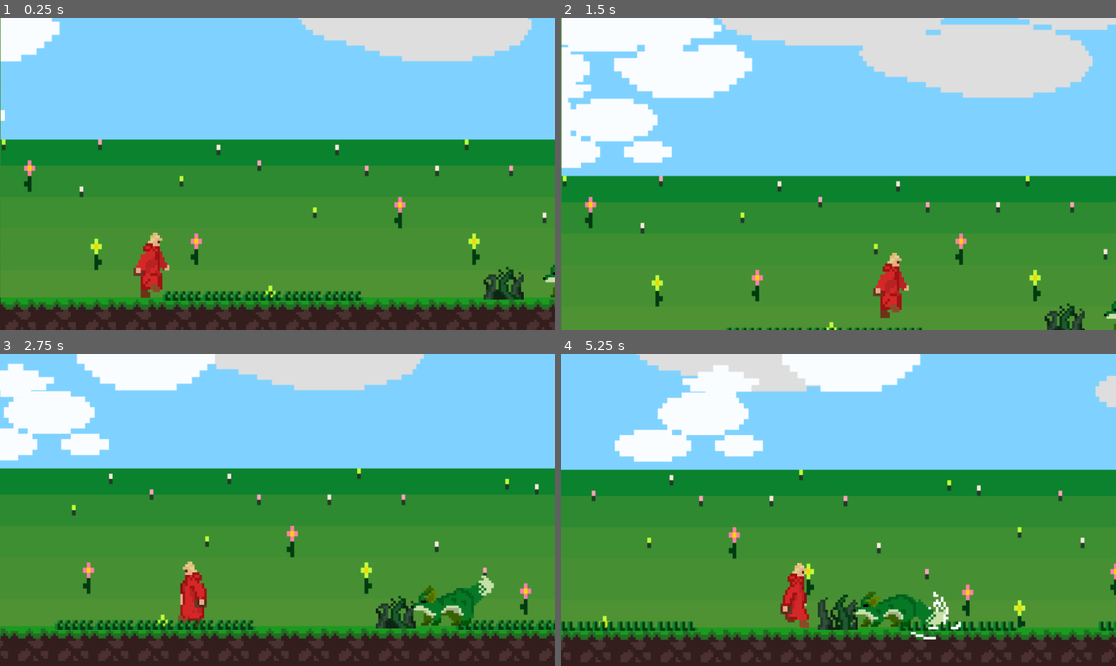
Above: before the commit, frames 1-4 (two rows, left to right).
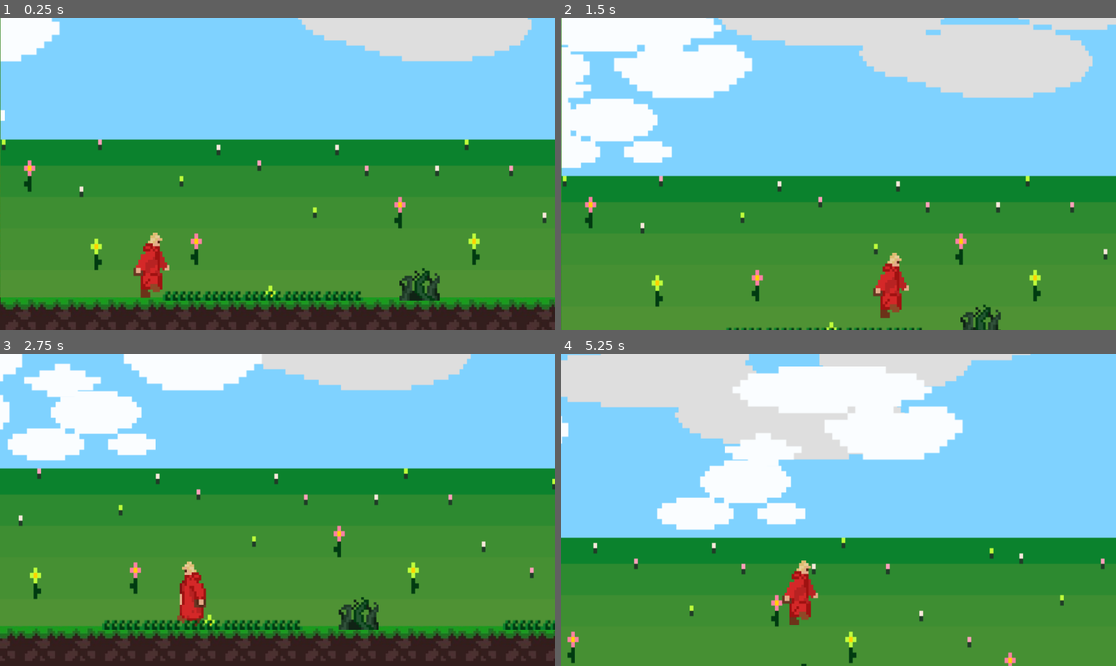
Above: after the commit, the same moments.

Repository: BoiarkinaOryna/godotteam07
Game: Godot game, scene res://Lvl2/Lvl2.tscn
The game is run twice, just before and just after one commit, with the same random seed, the same clock (stepped at 60 frames per second) and the same inputs. This scene is started directly instead of the project's main scene.
Inputs:
- Up to frame 1 (0.25 s): no input
- Up to frame 2 (1.5 s): tap Enter (ui_accept) at 0.5, 0.77 s; hold Right (ui_right) from 0.53 s (still down)
- Up to frame 3 (2.75 s): tap Enter (ui_accept) at 1.52 s; release Right (ui_right) at 2.03 s; hold Left (ui_left) from 2.03 s (still down)
- Up to frame 4 (5.25 s): release Left (ui_left) at 2.78 s; hold Right (ui_right) 2.78-4.28 s; tap Enter (ui_accept) at 3.02, 3.77, 4.52 s; hold Left (ui_left) 4.28-5.03 s; hold Right (ui_right) from 5.03 s (still down)

The runs differ from the first frame. In frame 1, 1.1% of the frame differs, in the area x 71-100%, y 79-91%; in frame 2, 0.8%; in frame 3, 17%; in frame 4, 74%, in the area x 0-100%, y 0-100%.

Commit message:
Fox hit animation

Diff:
--- a/Lvl2/Lvl2.tscn
+++ b/Lvl2/Lvl2.tscn
@@ -688,6 +688,8 @@
 autoplay = "idle"
 
 [node name="StaticBody2D10" type="StaticBody2D" parent="."]
+position = Vector2(-134, 2)
+metadata/_edit_group_ = true
 
 [node name="AnimatedSprite2D" type="AnimatedSprite2D" parent="StaticBody2D10"]
 position = Vector2(804, 548)
@@ -970,7 +972,7 @@
 autoplay = "idle"
 
 [node name="StaticBody2D28" type="StaticBody2D" parent="."]
-position = Vector2(1024, 0)
+position = Vector2(1024, 166)
 metadata/_edit_group_ = true
 
 [node name="AnimatedSprite2D" type="AnimatedSprite2D" parent="StaticBody2D28"]
@@ -985,7 +987,7 @@
 shape = SubResource("CapsuleShape2D_2tix4")
 
 [node name="StaticBody2D29" type="StaticBody2D" parent="."]
-position = Vector2(1089, 0)
+position = Vector2(1148, 157)
 metadata/_edit_group_ = true
 
 [node name="AnimatedSprite2D" type="AnimatedSprite2D" parent="StaticBody2D29"]
@@ -1000,7 +1002,8 @@
 shape = SubResource("CapsuleShape2D_2tix4")
 
 [node name="StaticBody2D30" type="StaticBody2D" parent="."]
-position = Vector2(1472, 0)
+position = Vector2(1519, 247)
+metadata/_edit_group_ = true
 
 [node name="AnimatedSprite2D" type="AnimatedSprite2D" parent="StaticBody2D30"]
 position = Vector2(804, 548)
@@ -1009,12 +1012,13 @@
 autoplay = "idle"
 
 [node name="CollisionShape2D" type="CollisionShape2D" parent="StaticBody2D30"]
-position = Vector2(804, 556)
+position = Vector2(808, 555)
 rotation = 1.57079
 shape = SubResource("CapsuleShape2D_2tix4")
 
 [node name="StaticBody2D31" type="StaticBody2D" parent="."]
-position = Vector2(2240, 0)
+position = Vector2(2276, 261)
+metadata/_edit_group_ = true
 
 [node name="AnimatedSprite2D" type="AnimatedSprite2D" parent="StaticBody2D31"]
 position = Vector2(804, 548)
@@ -1023,12 +1027,13 @@
 autoplay = "idle"
 
 [node name="CollisionShape2D" type="CollisionShape2D" parent="StaticBody2D31"]
-position = Vector2(804, 556)
+position = Vector2(804, 552)
 rotation = 1.57079
 shape = SubResource("CapsuleShape2D_2tix4")
 
 [node name="StaticBody2D32" type="StaticBody2D" parent="."]
-position = Vector2(2816, 0)
+position = Vector2(2831, 231)
+metadata/_edit_group_ = true
 
 [node name="AnimatedSprite2D" type="AnimatedSprite2D" parent="StaticBody2D32"]
 position = Vector2(804, 548)
@@ -1131,4 +1136,4 @@
 shape = SubResource("CapsuleShape2D_2tix4")
 
 [node name="Fox" parent="." instance=ExtResource("17_wpxjh")]
-position = Vector2(941, 513)
+position = Vector2(1245, 526)
--- a/Lvl2/fox/fox.gd
+++ b/Lvl2/fox/fox.gd
@@ -1,8 +1,10 @@
 extends CharacterBody2D
 
+
 var body_entered = false
+var hit_distance_entered = false
 const SPEED = 250.0
-const JUMP_VELOCITY = -400.0
+const JUMP_VELOCITY = -500.0
 
 # Get the gravity from the project settings to be synced with RigidBody nodes.
 var gravity = ProjectSettings.get_setting("physics/2d/default_gravity")
@@ -10,6 +12,7 @@
 func _on_detector_body_entered(body):
 	if body.name == "Player":
 		body_entered = true
+
 
 func _on_detector_body_exited(body):
 	if body.name == "Player":
@@ -22,28 +25,53 @@
 
 	var player = $"../Player"
 	var direction = (player.position - self.position).normalized()
+	#var base_direction = (self.position - player.position).normalized()
+	print(self.position)
 
 	if not is_on_floor():
 		velocity.y += gravity * delta
 
 	if body_entered == true:
-		if direction.x < 0:
-			if not is_on_wall():
-				velocity.x = direction.x * SPEED
-				$AnimatedSprite2D.flip_h = false
-				$AnimatedSprite2D.play('run')
-			else:
-				$AnimatedSprite2D.play('hit')
-		elif direction.x >= 0:
-			if not is_on_wall():
-				velocity.x = direction.x * SPEED
-				$AnimatedSprite2D.flip_h = true
-				$AnimatedSprite2D.play('run')
-			else:
-				$AnimatedSprite2D.play('hit')
+		if hit_distance_entered:
+			velocity.x = 0
+			$AnimatedSprite2D.play('hit')
+		else:
+			if direction.x < 0:
+				if not is_on_wall():
+					velocity.x = direction.x * SPEED
+					$AnimatedSprite2D.flip_h = false
+					$AnimatedSprite2D.play('run')
+				# else:
+				# 	$AnimatedSprite2D.play('hit')
+			elif direction.x >= 0:
+				if not is_on_wall():
+					velocity.x = direction.x * SPEED
+					$AnimatedSprite2D.flip_h = true
+					$AnimatedSprite2D.play('run')
+				# else:
+				# 	$AnimatedSprite2D.play('hit')
 
 	else:
-		velocity.x = 0
-
+		if self.position.x >= 1396 and self.position.x <= 1496:
+			velocity.x = 0
+		else:
+			if $AnimatedSprite2D.flip_h == false:
+				velocity.x = 1 * SPEED
+			else:
+				velocity.x = -1 * SPEED
 
 	move_and_slide()
+
+func _on_hit_distance_body_entered(body):
+	if body.name == "Player":
+		hit_distance_entered = true
+
+func _on_hit_distance_body_exited(body):
+	if body.name == "Player":
+		hit_distance_entered = false
+
+func _on_blocks_collision_body_entered(body):
+	if body.name == "Player":
+		body_entered = true
+	else:
+		velocity.y = JUMP_VELOCITY
--- a/Lvl2/fox/fox.tscn
+++ b/Lvl2/fox/fox.tscn
@@ -112,7 +112,14 @@
 height = 132.0
 
 [sub_resource type="CircleShape2D" id="CircleShape2D_sa0oo"]
-radius = 395.001
+radius = 308.041
+
+[sub_resource type="CapsuleShape2D" id="CapsuleShape2D_vo6h2"]
+radius = 36.0001
+height = 512.0
+
+[sub_resource type="RectangleShape2D" id="RectangleShape2D_8xsxn"]
+size = Vector2(150, 47)
 
 [node name="foxBody" type="CharacterBody2D"]
 script = ExtResource("1_yh4na")
@@ -128,8 +135,24 @@
 
 [node name="detector" type="Area2D" parent="."]
 
-[node name="CollisionShape2D" type="CollisionShape2D" parent="detector"]
+[node name="agro" type="CollisionShape2D" parent="detector"]
 shape = SubResource("CircleShape2D_sa0oo")
+
+[node name="hit_distance" type="Area2D" parent="."]
+
+[node name="hit_distance" type="CollisionShape2D" parent="hit_distance"]
+rotation = -1.57079
+shape = SubResource("CapsuleShape2D_vo6h2")
+
+[node name="blocks_collision" type="Area2D" parent="."]
+
+[node name="CollisionShape2D" type="CollisionShape2D" parent="blocks_collision"]
+position = Vector2(-3, 1.5)
+shape = SubResource("RectangleShape2D_8xsxn")
 
 [connection signal="body_entered" from="detector" to="." method="_on_detector_body_entered"]
 [connection signal="body_exited" from="detector" to="." method="_on_detector_body_exited"]
+[connection signal="body_entered" from="hit_distance" to="." method="_on_hit_distance_body_entered"]
+[connection signal="body_exited" from="hit_distance" to="." method="_on_hit_distance_body_exited"]
+[connection signal="body_entered" from="blocks_collision" to="." method="_on_blocks_collision_body_entered"]
+[connection signal="body_exited" from="blocks_collision" to="." method="_on_blocks_collision_body_exited"]
Not shown: 1 places in Lvl2/fox/fox.tscn that only renumber resources
